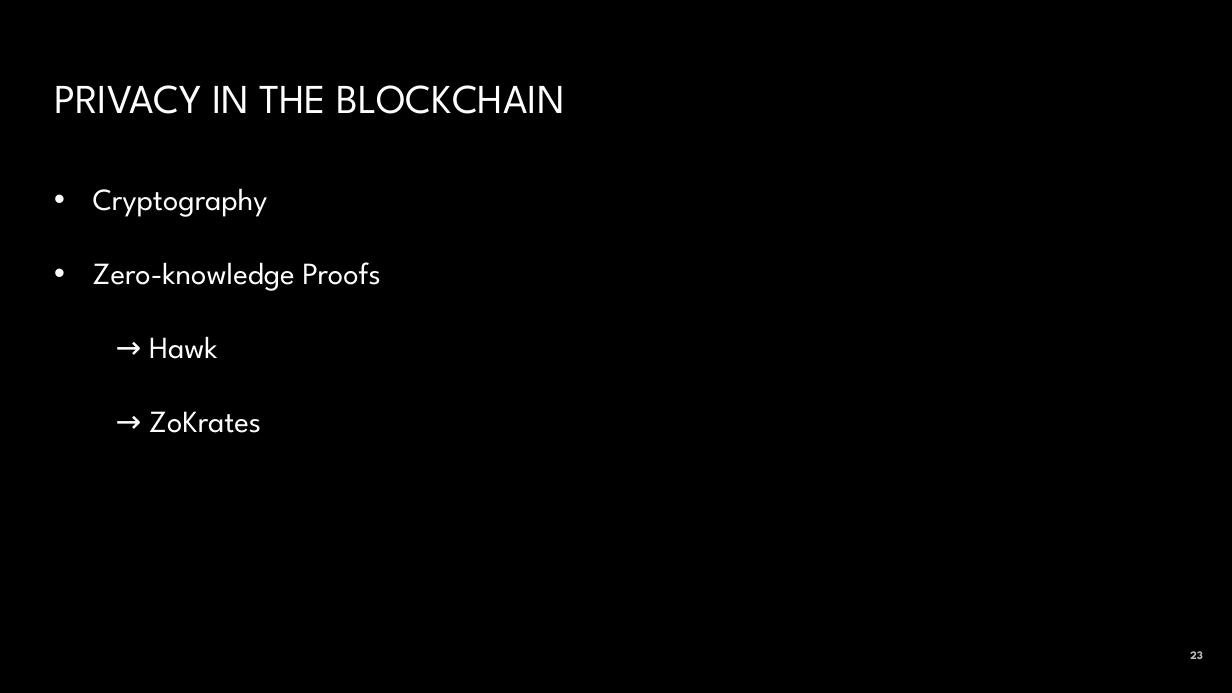
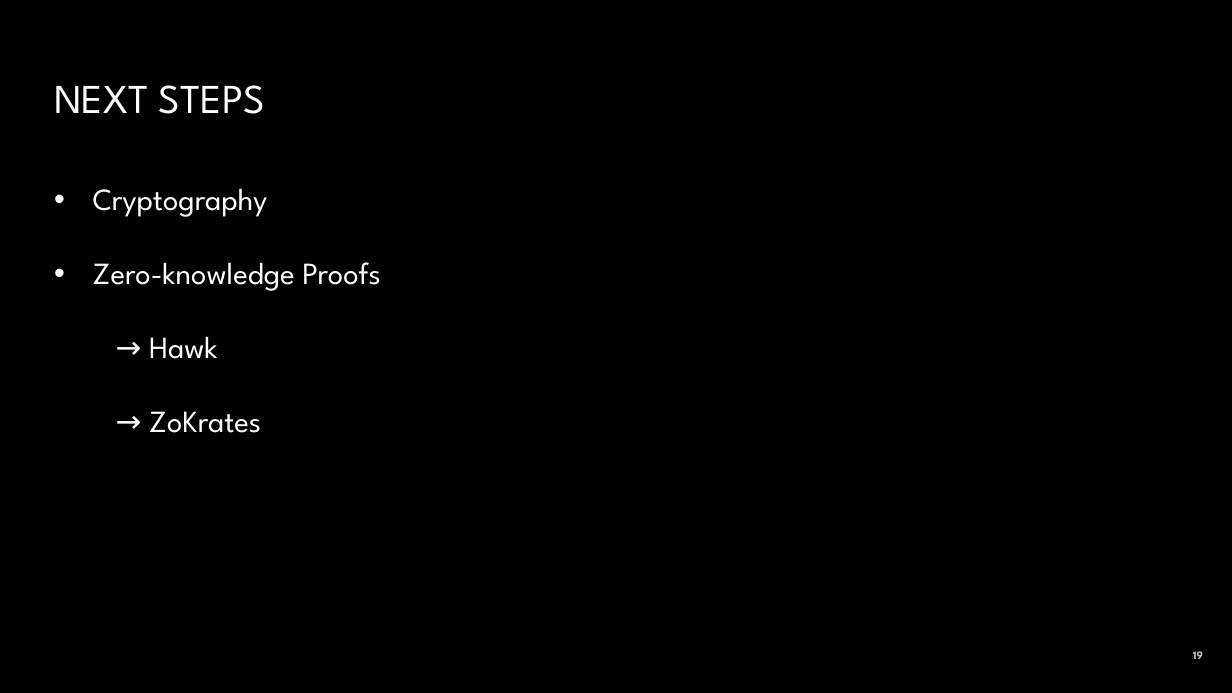
Before and after one commit to JacobEberhardt/decentralized-energy-trading, a slide deck: slide 19 of documentation/Milestone Presentation.pptx (slide 23 before the commit). Drawn at 1232x693 pixels with LibreOffice and Linux fonts; fonts in the diff are those of the drawing; background and template pictures are left out. Boxes give left, top, right and bottom in pixels: in the first picture for what was removed or moved away, otherwise in the second. Text is boxed around its words. In the diff, an @@ line names an element or a change of style, - is before the commit and + after.

```diff
--- a/documentation/Milestone Presentation.pptx
+++ b/documentation/Milestone Presentation.pptx
@@ title at (x1=54, y1=85, x2=265, y2=114): text changed @@
-PRIVACY IN THE BLOCKCHAIN
+NEXT STEPS
@@ page number at (x1=1193, y1=651, x2=1203, y2=659): text changed @@
-23
+19
```
Also in this commit, not shown: 1 other slide changed, 1 slide removed.
